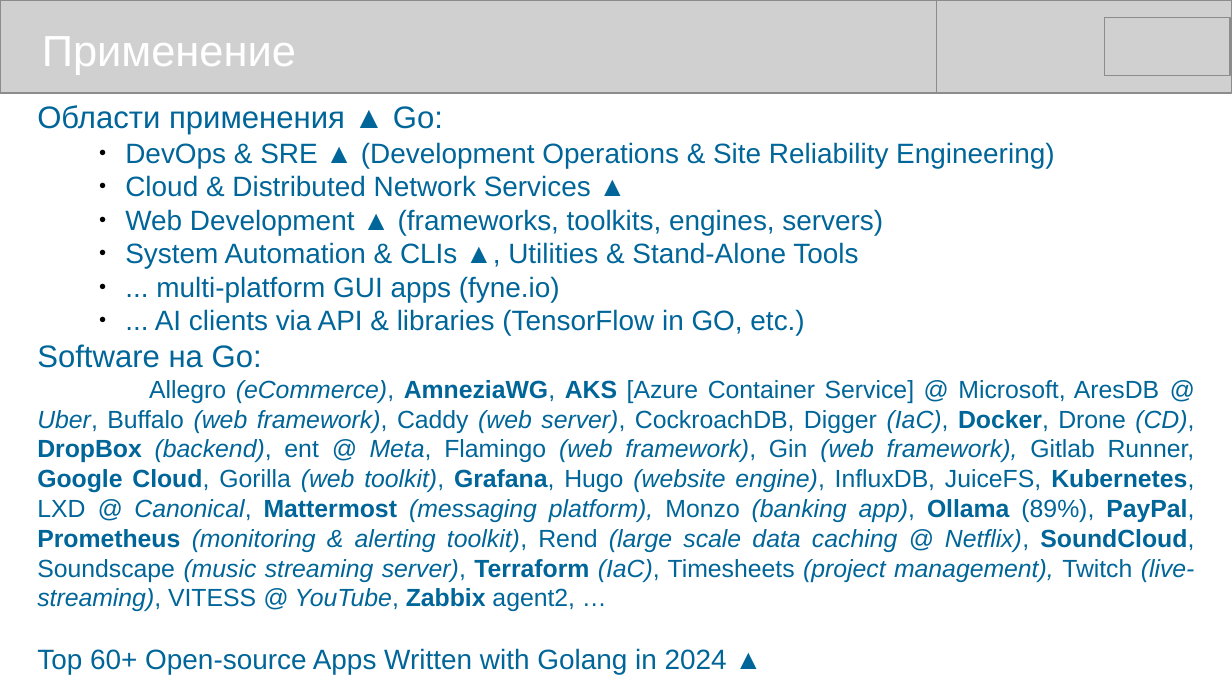
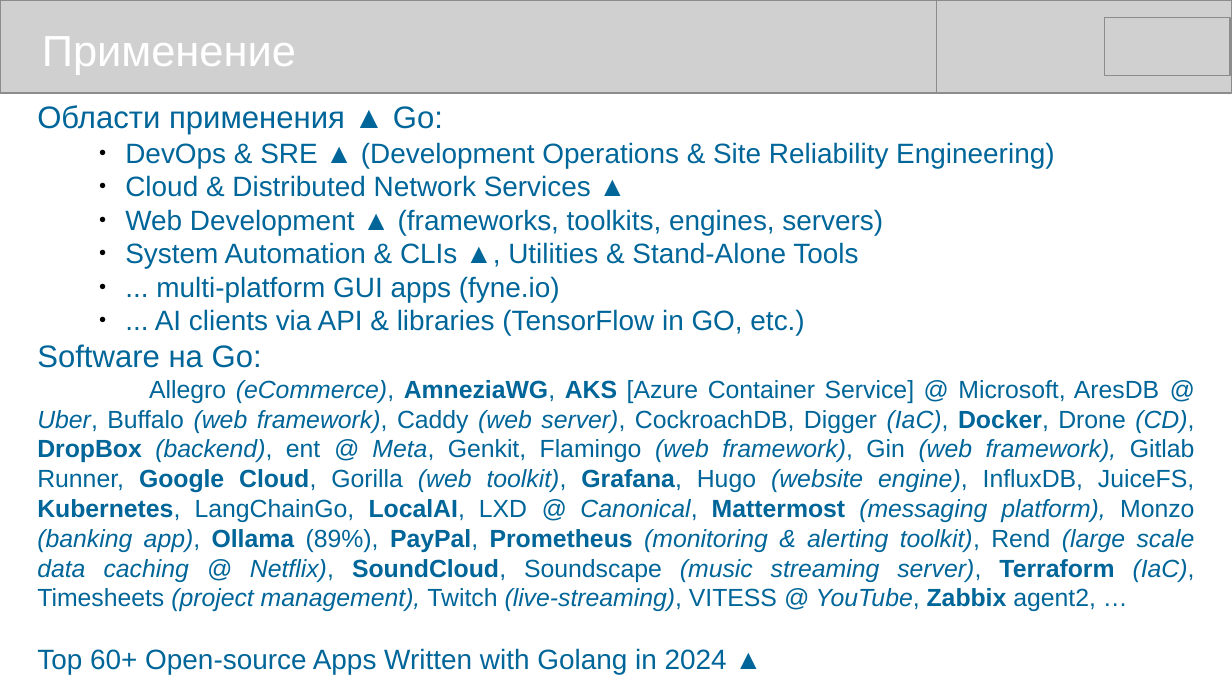
Before and after one commit to mike-shock/Go_language, a slide deck: slide 50 of Go_Review.odp. Drawn at 1232x693 pixels with LibreOffice and Linux fonts; fonts in the diff are those of the drawing; grey boxes stand for pictures. Boxes give left, top, right and bottom in pixels: in the first picture for what was removed or moved away, otherwise in the second. Text is boxed around its words. In the diff, an @@ line names an element or a change of style, - is before the commit and + after.

```diff
--- a/Go_Review.odp
+++ b/Go_Review.odp
@@ text at box(37, 380, 1195, 611): text changed @@
-Allegro (eCommerce), AmneziaWG, AKS [Azure Container Service] @ Microsoft, AresDB @ Uber, Buffalo (web framework), Caddy (web server), CockroachDB, Digger (IaC), Docker, Drone (CD), DropBox (backend), ent @ Meta, Flamingo (web framework), Gin (web framework), Gitlab Runner, Google Cloud, Gorilla (web toolkit), Grafana, Hugo (website engine), InfluxDB, JuiceFS, Kubernetes, LXD @ Canonical, Mattermost (messaging platform), Monzo (banking app), Ollama (89%), PayPal, Prometheus (monitoring & alerting toolkit), Rend (large scale data caching @ Netflix), SoundCloud, Soundscape (music streaming server), Terraform (IaC), Timesheets (project management), Twitch (live-streaming), VITESS @ YouTube, Zabbix agent2, …
+Allegro (eCommerce), AmneziaWG, AKS [Azure Container Service] @ Microsoft, AresDB @ Uber, Buffalo (web framework), Caddy (web server), CockroachDB, Digger (IaC), Docker, Drone (CD), DropBox (backend), ent @ Meta, Genkit, Flamingo (web framework), Gin (web framework), Gitlab Runner, Google Cloud, Gorilla (web toolkit), Grafana, Hugo (website engine), InfluxDB, JuiceFS, Kubernetes, LangChainGo, LocalAI, LXD @ Canonical, Mattermost (messaging platform), Monzo (banking app), Ollama (89%), PayPal, Prometheus (monitoring & alerting toolkit), Rend (large scale data caching @ Netflix), SoundCloud, Soundscape (music streaming server), Terraform (IaC), Timesheets (project management), Twitch (live-streaming), VITESS @ YouTube, Zabbix agent2, …
```
Also in this commit, not shown: 3 other slides changed, 4 other files.
